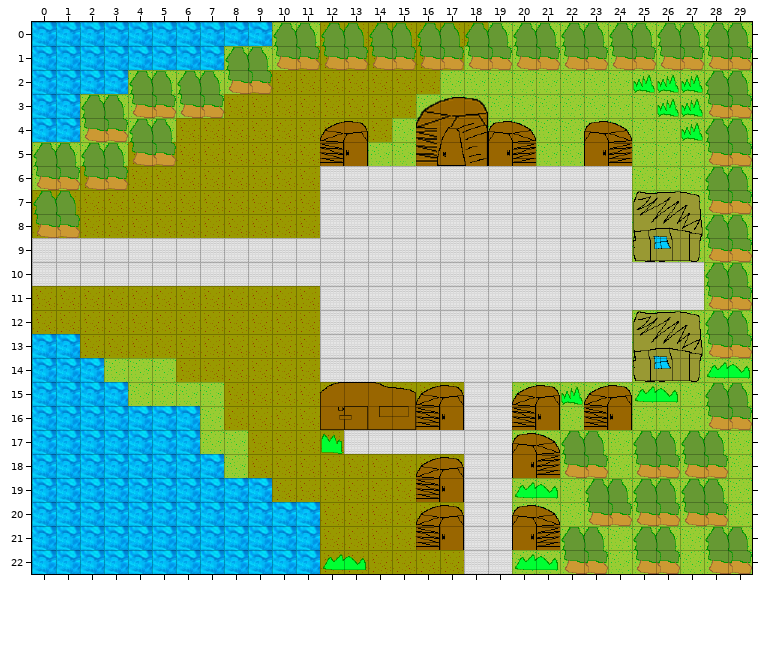
Level history. Tiled map: Game/public_html/data/demo2.tmx. The picture above is the old version.
Cells are 32x32 px. Shown: x 0..29, y 0..22.
After the commit:
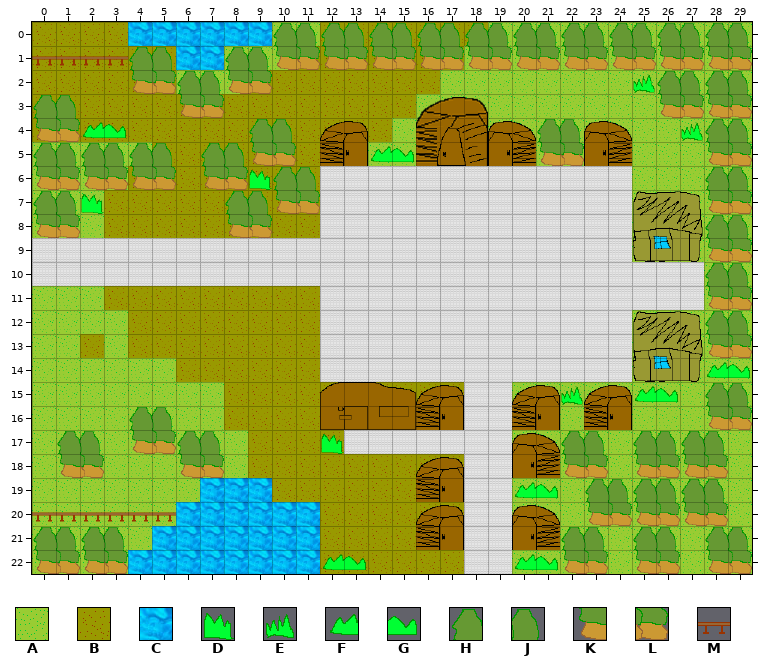
Key: from "tiles": A 1 "grass", B 2 "dirt", C 4 "water", D 20 "impassable", E 21 "impassable", F 40 "impassable", G 41 "impassable", H 60 "impassable", J 61 "impassable", K 80 "impassable", L 81 "impassable", M 143 "impassable".
_ is an empty cell.
Changes in this commit:
Layer "ground":
Tile B becomes tile A in row 5 at x 4; in row 6 at x 2 to 3; in rows 7 to 8 at x 0 to 2; in row 11 at x 0 to 2; in row 12 at x 0 to 3; in row 13 at x 3.
Tile C becomes tile A in row 13 at x 0 to 1; in row 14 at x 0 to 2; in row 15 at x 0 to 3; in rows 16 to 17 at x 0 to 6; in row 18 at x 0 to 7; in row 19 at x 0 to 6.
Tile C becomes tile A in row 20 at x 0 to 5; in row 21 at x 0 to 4; in row 22 at x 0 to 3.
Tile A becomes tile B in row 2 at x 4 to 5; in row 3 at x 2 to 7; in row 4 at x 2 to 5.
Tile C becomes tile B in row 0 at x 0 to 3; in row 1 at x 0 to 5; in row 2 at x 0 to 3; in rows 3 to 4 at x 0 to 1.
Layer "collision":
The author put tile D in row 6 at x 9; in row 7 at x 2.
Tile K becomes tile F in row 4 at x 2.
The author put tile F in row 5 at x 14.
Tile L becomes tile G in row 4 at x 3.
The author put tile G in row 5 at x 15.
Tile E becomes tile H in row 2 at x 26.
Tile K becomes tile H in row 5 at x 4.
The author put tile H in row 1 at x 4; in row 3 at x 0; in row 4 at x 9 and 21; in row 5 at x 7; in row 6 at x 10; in row 7 at x 8.
The author put tile H in row 16 at x 4; in row 17 at x 1 and 6; in row 21 at x 0 and 2.
Tile E becomes tile J in row 2 at x 27.
Tile L becomes tile J in row 5 at x 5.
The author put tile J in row 1 at x 5; in row 3 at x 1; in row 4 at x 10 and 22; in row 5 at x 8; in row 6 at x 11; in row 7 at x 9.
The author put tile J in row 16 at x 5; in row 17 at x 2 and 7; in row 21 at x 1 and 3.
Tile E becomes tile K in row 3 at x 26.
Tile H becomes tile K in row 2 at x 4.
The author put tile K in row 4 at x 0; in row 5 at x 9 and 21; in row 6 at x 4 and 7; in row 7 at x 10; in row 8 at x 8; in row 17 at x 4.
The author put tile K in row 18 at x 1 and 6; in row 22 at x 0 and 2.
Tile E becomes tile L in row 3 at x 27.
Tile J becomes tile L in row 2 at x 5.
The author put tile L in row 4 at x 1; in row 5 at x 10 and 22; in row 6 at x 5 and 8; in row 7 at x 11; in row 8 at x 9; in row 17 at x 5.
The author put tile L in row 18 at x 2 and 7; in row 22 at x 1 and 3.
The author put tile M in row 1 at x 0 to 3; in row 20 at x 0 to 5.
The edit erases tile H in row 3 at x 2; in row 4 at x 4.
The edit erases tile J in row 3 at x 3; in row 4 at x 5.
The edit erases tile K in row 3 at x 4.
The edit erases tile L in row 3 at x 5.
Boxes around the changes in both pictures, in picture pixels (x1, y1, x2, y2):
changed: (32, 22, 320, 238)
changed: (657, 71, 704, 118)
added: (537, 119, 584, 166)
added: (371, 146, 414, 162)
changed: (32, 286, 224, 574)
